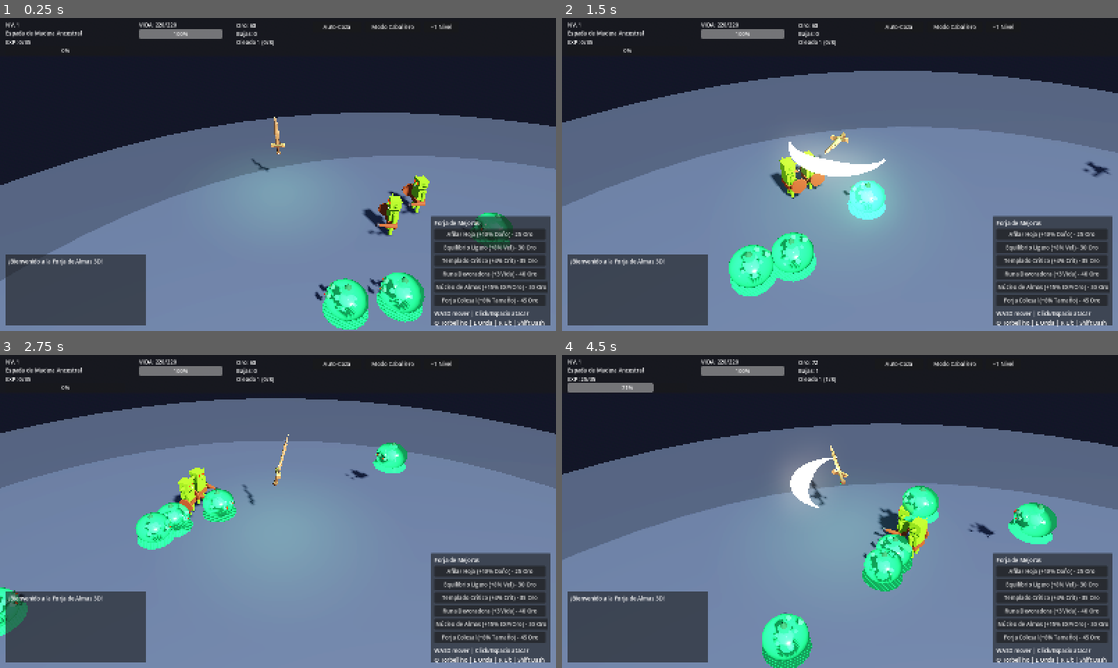
Above: before the commit, frames 1-4 (two rows, left to right).
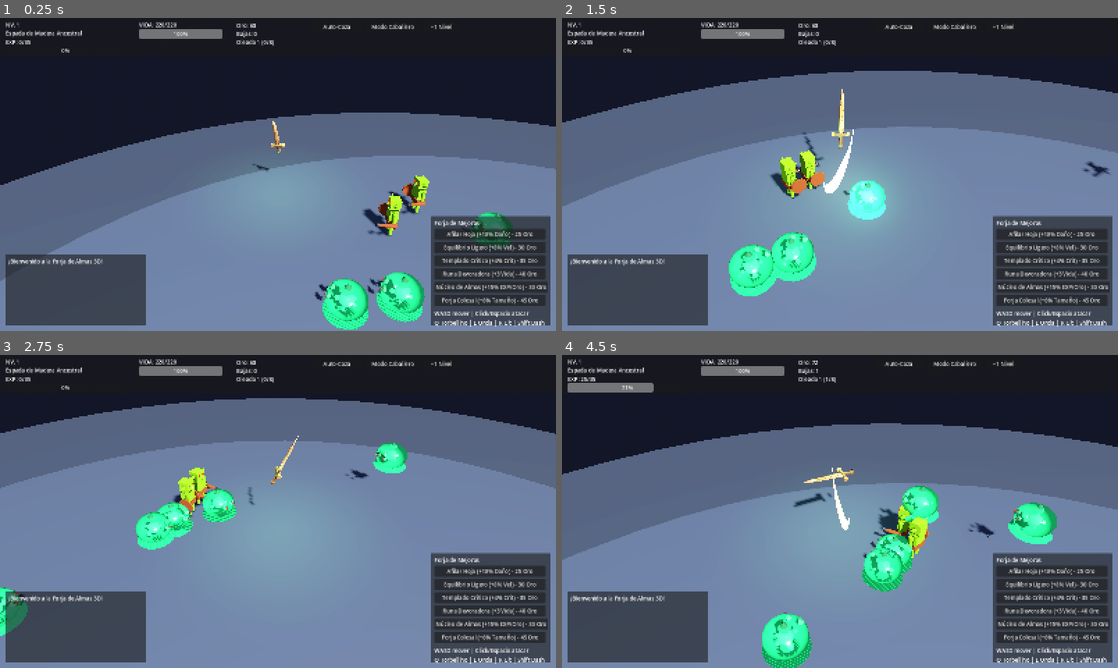
Above: after the commit, the same moments.

Repository: Gxforge/Espada-Anime-Isekai
Game: Godot game, scene res://scenes/Main.tscn
Two runs of this game, one before a commit and one after it. Both use one fixed random seed, a clock stepped at 60 frames per second and the inputs below.
Inputs (mouse positions are in pixels of both pictures, inside the frame that each line leads up to):
- Up to frame 1 (0.25 s): no input
- Up to frame 2 (1.5 s): move the mouse to (962, 158) at 0.52 s; hold D (move_right) 0.53-1.28 s; click (962, 158) at 0.6 s; move the mouse to (728, 190) at 1.27 s; hold S (move_back) from 1.28 s (still down); click (728, 190) at 1.35 s
- Up to frame 3 (2.75 s): move the mouse to (333, 442) at 2.02 s; release S (move_back) at 2.03 s; hold D (move_right) from 2.03 s (still down); click (333, 442) at 2.1 s
- Up to frame 4 (4.5 s): move the mouse to (812, 574) at 2.77 s; release D (move_right) at 2.78 s; hold W (move_forward) 2.78-3.53 s; click (812, 574) at 2.85 s; move the mouse to (1006, 558) at 3.52 s; hold A (move_left) from 3.53 s (still down); click (1006, 558) at 3.6 s; move the mouse to (673, 464) at 4.27 s; click (673, 464) at 4.35 s

The runs differ from the first frame. In frame 1, less than 0.1% of the frame differs, in the area x 45-51%, y 31-48%; in frame 2, 1.3%, in the area x 40-59%, y 22-56%; in frame 3, 0.2%; in frame 4, 1.2%.

Commit message:
Mejora animaciones Godot y corrige errores de transform fuera del arbol
- Animación de espada: swings por combo con windup/swing/recover, bob/lean al moverte, dash pose, whirl spin
- Slash orientado por combo step para arco más legible
- Fix: set global_position después de add_child en wave/ultimate/shockwave/impacto

Diff:
--- a/godot_project/scripts/Player.gd
+++ b/godot_project/scripts/Player.gd
@@ -242,9 +242,9 @@
 	mat.cull_mode = BaseMaterial3D.CULL_DISABLED
 	mesh_inst.material_override = mat
 	proj.add_child(mesh_inst)
+	scene_root.add_child(proj)
 	proj.global_position = global_position + Vector3(0, 1.3, 0)
 	proj.rotation.y = rotation.y
-	scene_root.add_child(proj)
 	var script := preload("res://scripts/SwordWave.gd")
 	proj.set_script(script)
 	proj.setup(Vector3(sin(rotation.y), 0, cos(rotation.y)) * 20.0, float(stats["damage"]) * 1.9, self)
@@ -263,8 +263,8 @@
 		# Point blade downward
 		sword_visual.rotation.z = PI
 		node.add_child(sword_visual)
+		scene_root.add_child(node)
 		node.global_position = target + Vector3(0, 18.0 + i * 2.2, 0)
-		scene_root.add_child(node)
 		var script := preload("res://scripts/SkySword.gd")
 		node.set_script(script)
 		node.setup(target, float(stats["damage"]) * 2.5, self, float(i) * 0.08)
@@ -405,25 +405,74 @@
 
 func _update_sword_anim(delta: float) -> void:
 	var t := Time.get_ticks_msec() / 1000.0
-	if wielder_mode == "living_sword" and whirlwind_timer <= 0.0:
-		sword_pivot.position.y = 1.55 + sin(t * 3.5) * 0.18
-	if whirlwind_timer > 0.0:
-		sword_mesh_holder.rotation.x = PI * 0.46
+	var moving := Vector2(velocity.x, velocity.z).length() > 0.5
+	var speed_factor: float = clamp(Vector2(velocity.x, velocity.z).length() / move_speed, 0.0, 1.5)
+
+	# Base bob/lean
+	var bob: float = sin(t * (8.0 if moving else 2.8)) * (0.08 if moving else 0.04)
+	var lean: float = 0.0
+	if moving:
+		lean = clamp(speed_factor * 0.22, 0.0, 0.28)
+
+	if wielder_mode == "living_sword":
+		var base_y := 1.55 + (sin(t * 3.5) * 0.18 if whirlwind_timer <= 0.0 else 0.0)
+		sword_pivot.position.y = lerp(sword_pivot.position.y, base_y + bob, delta * 8.0)
+		sword_pivot.rotation.x = lerp_angle(sword_pivot.rotation.x, lean, delta * 8.0)
+		sword_pivot.position.x = lerp(sword_pivot.position.x, 0.0, delta * 8.0)
+		knight_holder.position.y = lerp(knight_holder.position.y, 0.0, delta * 8.0)
+	else:
+		sword_pivot.position.y = lerp(sword_pivot.position.y, 1.2 + bob * 0.5, delta * 8.0)
+		sword_pivot.position.x = lerp(sword_pivot.position.x, 0.6, delta * 8.0)
+		sword_pivot.rotation.x = lerp_angle(sword_pivot.rotation.x, lean * 0.5, delta * 8.0)
+		knight_holder.position.y = lerp(knight_holder.position.y, bob * 0.35, delta * 8.0)
+		knight_holder.rotation.x = lerp_angle(knight_holder.rotation.x, lean * 0.6, delta * 8.0)
+
+	if dash_timer > 0.0:
+		sword_mesh_holder.rotation.x = lerp_angle(sword_mesh_holder.rotation.x, 1.25, delta * 16.0)
+		sword_mesh_holder.rotation.z = lerp_angle(sword_mesh_holder.rotation.z, 0.0, delta * 16.0)
+		sword_mesh_holder.rotation.y = lerp_angle(sword_mesh_holder.rotation.y, 0.0, delta * 16.0)
+		sword_pivot.rotation.x = lerp_angle(sword_pivot.rotation.x, 0.55, delta * 12.0)
+		sword_pivot.position.z = lerp(sword_pivot.position.z, -0.35, delta * 12.0)
+	elif whirlwind_timer > 0.0:
+		sword_mesh_holder.rotation.x = lerp_angle(sword_mesh_holder.rotation.x, PI * 0.46, delta * 14.0)
+		sword_mesh_holder.rotation.z = lerp_angle(sword_mesh_holder.rotation.z, 0.0, delta * 14.0)
+		sword_mesh_holder.rotation.y += delta * 28.0
+		sword_pivot.rotation.y += delta * 18.0
 	elif attack_anim > 0.0:
-		var p := 1.0 - (attack_anim / 0.28)
-		var swing := sin(p * PI)
+		var p: float = 1.0 - (attack_anim / 0.28)
+		var windup: float = smoothstep(0.0, 0.25, p)
+		var swing: float = smoothstep(0.25, 0.75, p)
+		var recover: float = smoothstep(0.75, 1.0, p)
 		if combo_step == 0:
-			sword_mesh_holder.rotation.z = -1.35 + swing * 2.5
-			sword_mesh_holder.rotation.x = 0.95
+			# Right-to-left horizontal slash
+			var ang: float = lerp(-1.55, 1.55, swing) - windup * 0.3 + recover * 0.1
+			sword_mesh_holder.rotation.z = ang
+			sword_mesh_holder.rotation.x = lerp(0.55, 1.05, sin(p * PI))
+			sword_mesh_holder.rotation.y = lerp(-0.35, 0.35, swing)
+			sword_pivot.rotation.y = lerp(sword_pivot.rotation.y, -0.25 + swing * 0.5, delta * 10.0)
 		elif combo_step == 1:
-			sword_mesh_holder.rotation.z = 1.35 - swing * 2.5
-			sword_mesh_holder.rotation.x = 0.85
+			# Left-to-right horizontal slash
+			var ang2: float = lerp(1.55, -1.55, swing) + windup * 0.3 - recover * 0.1
+			sword_mesh_holder.rotation.z = ang2
+			sword_mesh_holder.rotation.x = lerp(0.55, 1.0, sin(p * PI))
+			sword_mesh_holder.rotation.y = lerp(0.35, -0.35, swing)
+			sword_pivot.rotation.y = lerp(sword_pivot.rotation.y, 0.25 - swing * 0.5, delta * 10.0)
 		else:
-			sword_mesh_holder.rotation.x = -0.7 + swing * 2.1
-			sword_mesh_holder.rotation.z = 0.0
-	else:
-		sword_mesh_holder.rotation.x = lerp_angle(sword_mesh_holder.rotation.x, 0.22 if wielder_mode == "living_sword" else 0.35, delta * 10.0)
+			# Overhead slam
+			sword_mesh_holder.rotation.x = lerp(-1.15, 1.75, swing) - windup * 0.4
+			sword_mesh_holder.rotation.z = lerp(0.0, 0.15, sin(p * PI))
+			sword_mesh_holder.rotation.y = 0.0
+			sword_pivot.position.y += sin(p * PI) * 0.03
+		# small lunge feel
+		sword_pivot.position.z = lerp(sword_pivot.position.z, -sin(p * PI) * 0.25, delta * 12.0)
+	else:
+		var idle_x := 0.22 if wielder_mode == "living_sword" else 0.35
+		sword_mesh_holder.rotation.x = lerp_angle(sword_mesh_holder.rotation.x, idle_x, delta * 10.0)
 		sword_mesh_holder.rotation.z = lerp_angle(sword_mesh_holder.rotation.z, sin(t * 2.8) * 0.12, delta * 10.0)
+		sword_mesh_holder.rotation.y = lerp_angle(sword_mesh_holder.rotation.y, sin(t * 1.6) * 0.06, delta * 8.0)
+		sword_pivot.rotation.y = lerp_angle(sword_pivot.rotation.y, 0.0, delta * 8.0)
+		sword_pivot.position.z = lerp(sword_pivot.position.z, 0.0, delta * 8.0)
+
 	# slash ring fade
 	if slash_ring.visible:
 		var mat: StandardMaterial3D = slash_ring.material_override
@@ -446,8 +495,8 @@
 	mat.transparency = BaseMaterial3D.TRANSPARENCY_ALPHA
 	mat.cull_mode = BaseMaterial3D.CULL_DISABLED
 	ring.material_override = mat
+	get_tree().current_scene.add_child(ring)
 	ring.global_position = Vector3(pos.x, 0.08, pos.z)
-	get_tree().current_scene.add_child(ring)
 	var tw := get_tree().current_scene.create_tween()
 	tw.tween_property(ring, "scale", Vector3(max_radius, 1.0, max_radius), 0.3)
 	tw.parallel().tween_property(mat, "albedo_color:a", 0.0, 0.3)
@@ -466,8 +515,15 @@
 	var crescent = CG.create_crescent_wave(float(stats["range"]) * 0.85, 1.1)
 	slash_ring.mesh = crescent
 	slash_ring.visible = true
-	slash_ring.rotation = Vector3(0, 0, 0)
-	slash_ring.position.y = 1.25
+	# Orient slash by combo step for web-like feel
+	if combo_step == 0:
+		slash_ring.rotation = Vector3(PI * 0.5, 0.0, -0.35)
+	elif combo_step == 1:
+		slash_ring.rotation = Vector3(PI * 0.5, 0.0, 0.35)
+	else:
+		slash_ring.rotation = Vector3(PI * 0.5, 0.0, PI * 0.5)
+	slash_ring.position = Vector3(0, 1.25, 0.0)
+	slash_ring.scale = Vector3(1.0, 1.0, 1.0)
 
 func _find_nearest_enemy() -> Node3D:
 	var nearest: Node3D = null
--- a/godot_project/scripts/SkySword.gd
+++ b/godot_project/scripts/SkySword.gd
@@ -57,8 +57,8 @@
 	mat.transparency = BaseMaterial3D.TRANSPARENCY_ALPHA
 	mat.cull_mode = BaseMaterial3D.CULL_DISABLED
 	ring.material_override = mat
-	ring.position = Vector3(target_pos.x, 0.15, target_pos.z)
 	get_tree().current_scene.add_child(ring)
+	ring.global_position = Vector3(target_pos.x, 0.15, target_pos.z)
 	var tw := get_tree().current_scene.create_tween()
 	tw.tween_property(ring, "scale", Vector3(5.2, 1.0, 5.2), 0.35)
 	tw.parallel().tween_property(mat, "albedo_color:a", 0.0, 0.35)
